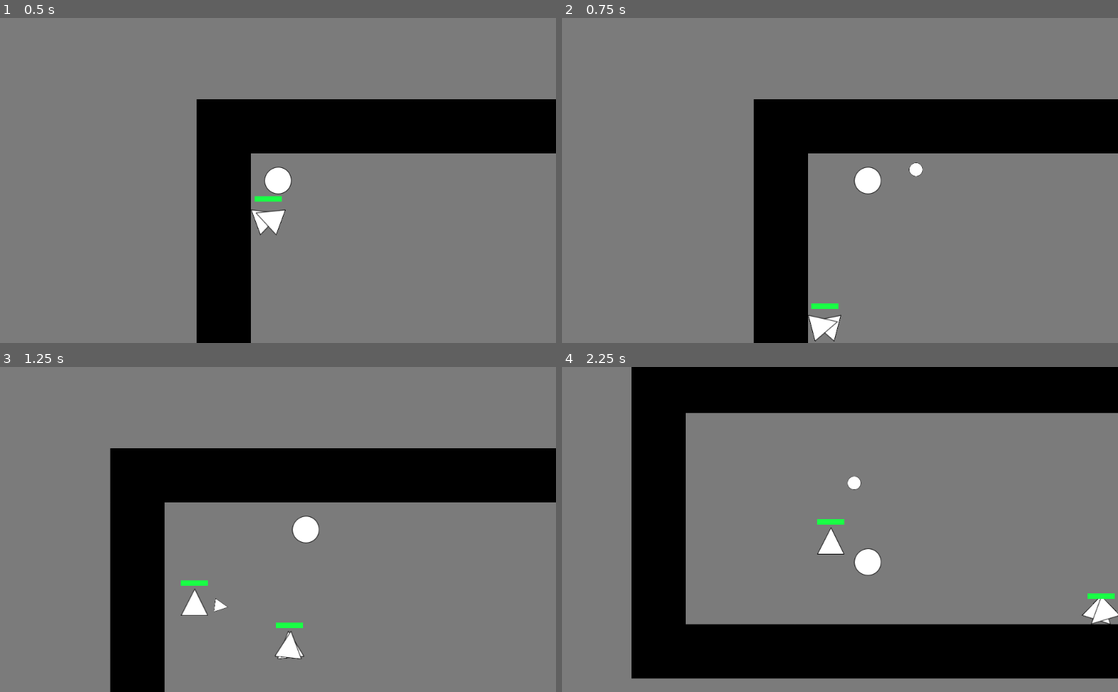
Above: before the commit, frames 1-4 (two rows, left to right).
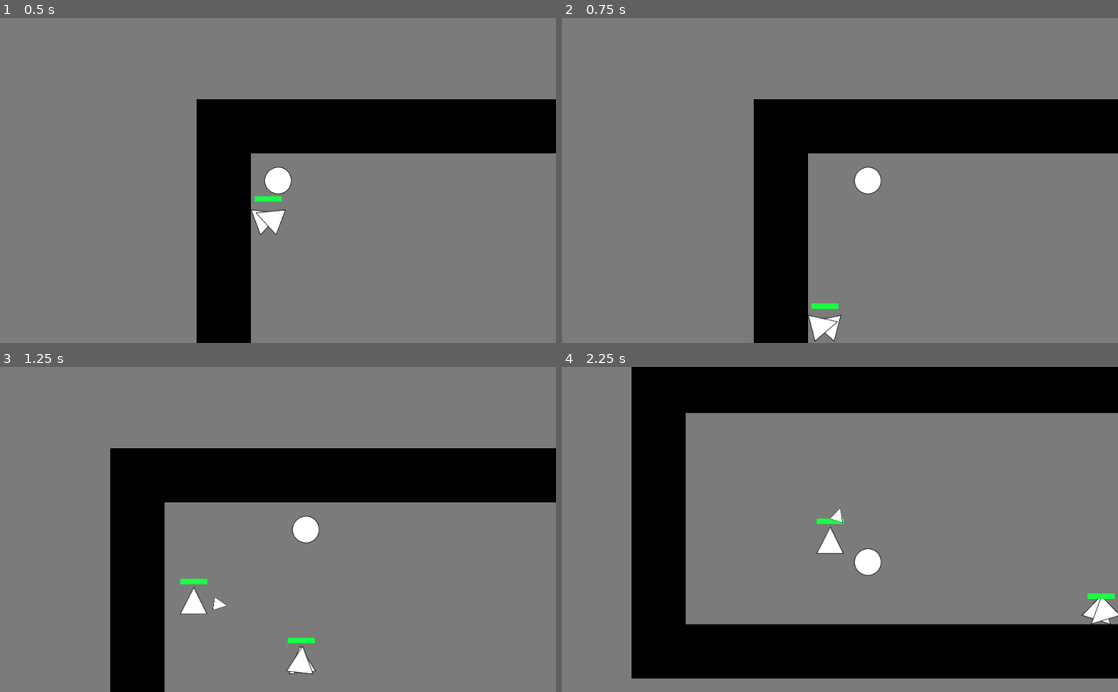
Above: after the commit, the same moments.

Repository: ComradeSparklePony/Slay-the-Triangles
Game: Godot game, scene res://town.tscn
The game is run twice, just before and just after one commit, with the same random seed, the same clock (stepped at 60 frames per second) and the same inputs. The project has no main scene, so this scene is started directly.
Inputs (mouse positions are in pixels of both pictures, inside the frame that each line leads up to):
- Up to frame 1 (0.5 s): no input
- Up to frame 2 (0.75 s): move the mouse to (962, 164) at 0.52 s; press the mouse at (962, 164) at 0.53 s; hold Right (ui_right) from 0.53 s (still down)
- Up to frame 3 (1.25 s): keep holding Right (ui_right)
- Up to frame 4 (2.25 s): move the mouse to (728, 545) at 1.27 s; release Right (ui_right) at 1.28 s; release the mouse at (728, 545) at 1.28 s; hold Down (ui_down) 1.28-2.03 s; click (728, 545) at 1.35 s; move the mouse to (895, 458) at 2.02 s; press the mouse at (895, 458) at 2.03 s; hold Right (ui_right) from 2.03 s (still down)

Frame 1 is identical in both runs. In frame 2, less than 0.1% of the frame differs, in the area x 62-65%, y 44-49%; in frame 3, 0.7%, in the area x 32-57%, y 65-95%; in frame 4, 0.2%.

Commit message:
start make player autofire with timer NOT DONE

Diff:
--- a/enemy_spawner.gd
+++ b/enemy_spawner.gd
@@ -64,3 +64,11 @@
 	new_enemy.position = position
 	get_parent().add_child(new_enemy)
 	$Timer.start()
+
+
+func _on_Area2D_area_entered(area):
+	if area.is_in_group("projectile"):
+		hp -= player.attack
+		$TextureProgress.value = hp
+		if hp == 0:
+			queue_free()
--- a/enemy_spawner.tscn
+++ b/enemy_spawner.tscn
@@ -10,6 +10,11 @@
 
 custom_solver_bias = 0.0
 points = PoolVector2Array( 0, -25, 25, 25, -25, 25 )
+
+[sub_resource type="CircleShape2D" id=2]
+
+custom_solver_bias = 0.0
+radius = 30.0
 
 [node name="enemy-spawner" type="KinematicBody2D" groups=[
 "kill_proj",
@@ -78,4 +83,22 @@
 nine_patch_stretch = false
 _sections_unfolded = [ "Rect", "Textures" ]
 
+[node name="Area2D" type="Area2D" parent="." index="4"]
+
+input_pickable = true
+gravity_vec = Vector2( 0, 1 )
+gravity = 98.0
+linear_damp = 0.1
+angular_damp = 1.0
+audio_bus_override = false
+audio_bus_name = "Master"
+
+[node name="CollisionShape2D" type="CollisionShape2D" parent="Area2D" index="0"]
+
+position = Vector2( 0, 5 )
+shape = SubResource( 2 )
+_sections_unfolded = [ "Transform" ]
+
 [connection signal="timeout" from="Timer" to="." method="_on_Timer_timeout"]
+
+[connection signal="area_entered" from="Area2D" to="." method="_on_Area2D_area_entered"]
--- a/player.gd
+++ b/player.gd
@@ -2,15 +2,22 @@
 
 export (int) var SPEED
 export (int) var attack
+export (float) var RELOAD_TIME
 
 var velocity = Vector2()
 
 export (PackedScene) var projectile
 
 func _ready():
-	pass
+	$Timer.wait_time = RELOAD_TIME
+	$Timer.start()
 
 func _process(delta):
+
+	# create projectile
+	if Input.is_mouse_button_pressed(BUTTON_LEFT) and RELOAD_TIME == 0:
+		add_child(projectile.instance())
+		$Timer.start()
 
 	velocity = Vector2()
 
@@ -27,11 +34,6 @@
 	if velocity.length() > 0:
 		velocity = velocity.normalized() * SPEED
 
+
 	move_and_collide(Vector2(velocity.x, 0) * delta)
 	move_and_collide(Vector2(0, velocity.y) * delta)
-
-
-func _input(event):
-	# create projectile
-	if event.is_action_pressed("click"):
-		add_child(projectile.instance())
--- a/player.tscn
+++ b/player.tscn
@@ -21,6 +21,7 @@
 _sections_unfolded = [ "Collision", "collision" ]
 SPEED = 300
 attack = 5
+RELOAD_TIME = 0.2
 projectile = ExtResource( 2 )
 
 [node name="Sprite" type="Sprite" parent="." index="0"]
@@ -56,3 +57,10 @@
 editor_draw_limits = false
 editor_draw_drag_margin = false
 _sections_unfolded = [ "Drag Margin", "Limit", "Smoothing" ]
+
+[node name="Timer" type="Timer" parent="." index="3"]
+
+process_mode = 1
+wait_time = 1.0
+one_shot = true
+autostart = false
Not shown: 1 places in enemy_spawner.tscn that only renumber resources
